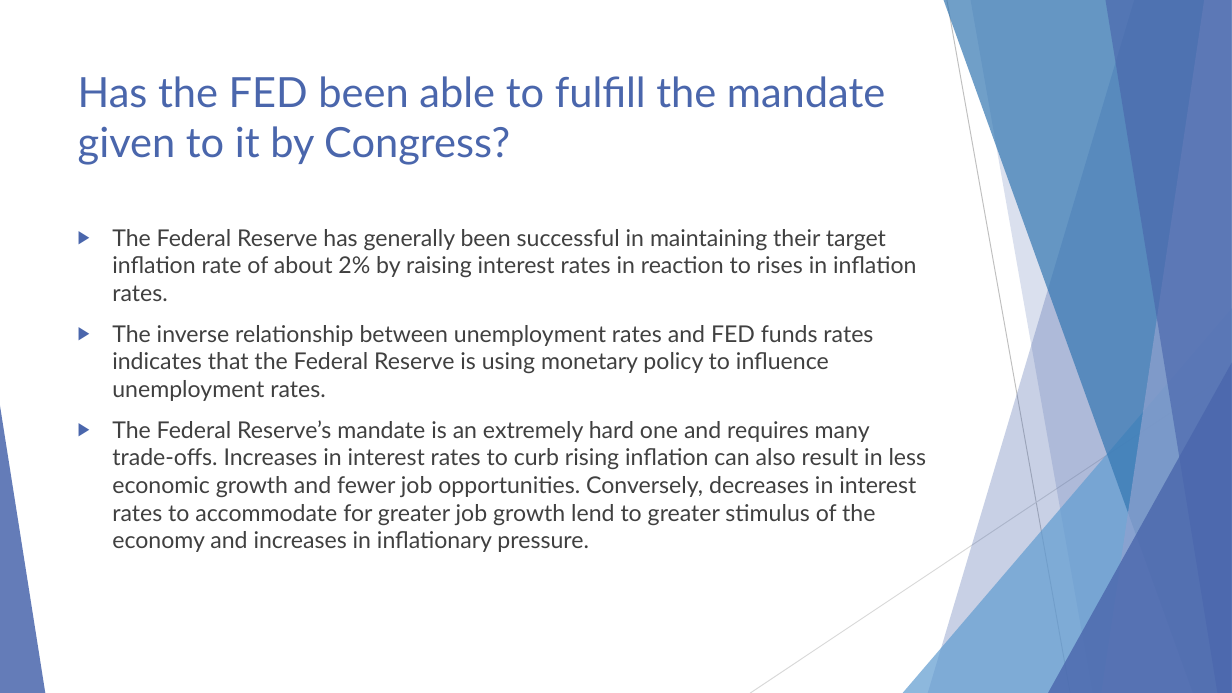
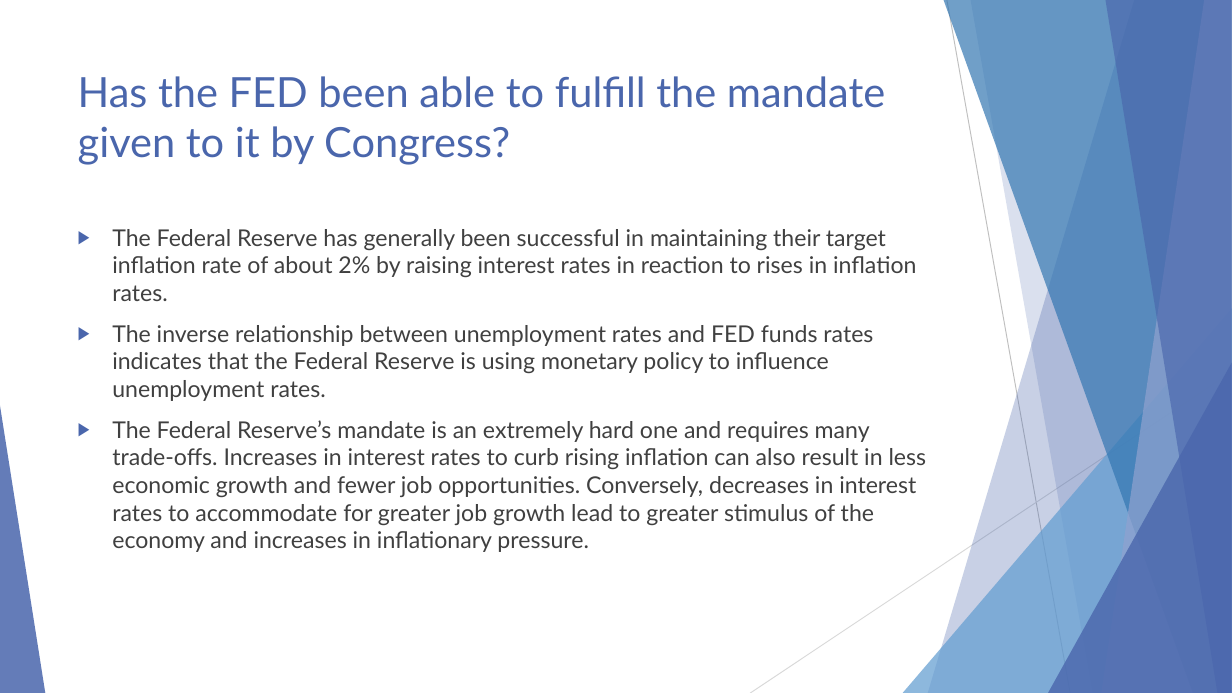
Before and after one commit to ShanaFarber/cuny-sps, a slide deck: slide 7 of DATA_608/Story2/Story 2.pptx. Drawn at 1232x693 pixels with LibreOffice and Linux fonts; fonts in the diff are those of the drawing. Boxes give left, top, right and bottom in pixels: in the first picture for what was removed or moved away, otherwise in the second. Text is boxed around its words. In the diff, an @@ line names an element or a change of style, - is before the commit and + after.

```diff
--- a/DATA_608/Story2/Story 2.pptx
+++ b/DATA_608/Story2/Story 2.pptx
@@ text at [112,420,927,552]: text changed @@
-▶ The Federal Reserve’s mandate is an extremely hard one and requires many trade-offs. Increases in interest rates to curb rising inflation can also result in less economic growth and fewer job opportunities. Conversely, decreases in interest rates to accommodate for greater job growth lend to greater stimulus of the economy and increases in inflationary pressure.
+▶ The Federal Reserve’s mandate is an extremely hard one and requires many trade-offs. Increases in interest rates to curb rising inflation can also result in less economic growth and fewer job opportunities. Conversely, decreases in interest rates to accommodate for greater job growth lead to greater stimulus of the economy and increases in inflationary pressure.
```
Also in this commit, not shown: 1 other file.
